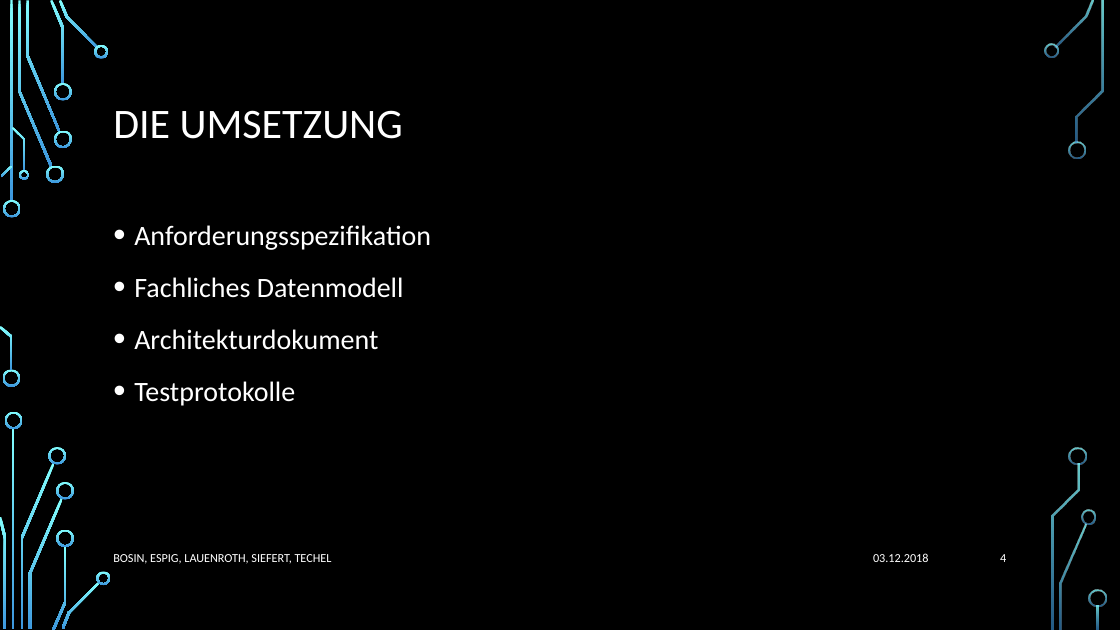
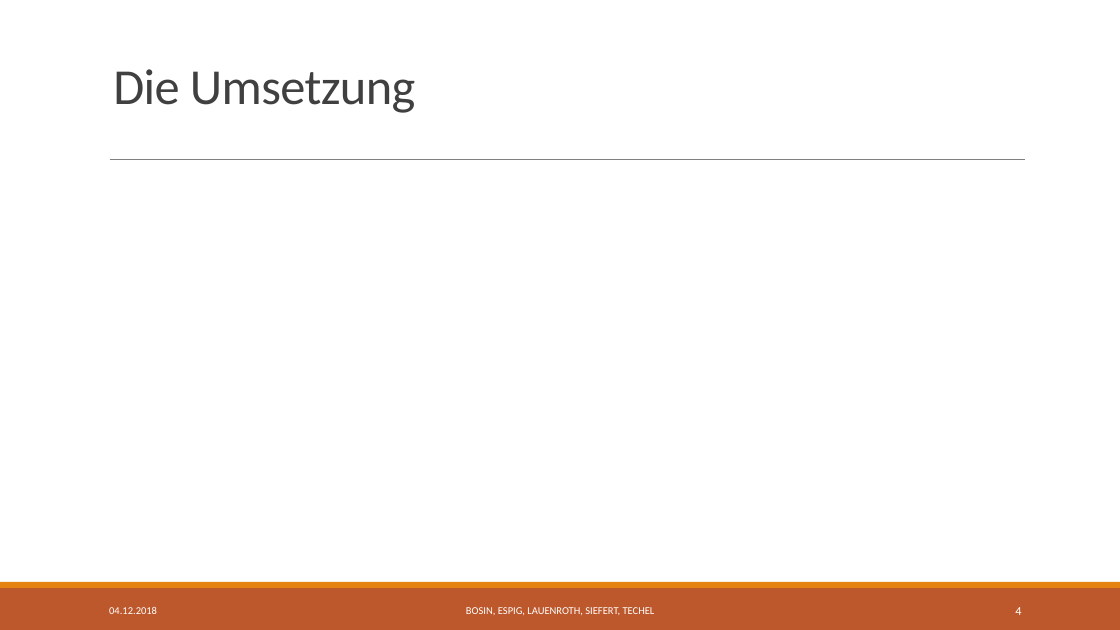
Before and after one commit to Jotec1705/SE-Project2018, a slide deck: slide 4 of Dokumente/02_Arbeitsbereich/01_Projekthandbuch/TouchDown Präsentation UniRisk.pptx. Drawn at 1120x630 pixels with LibreOffice and Linux fonts; fonts in the diff are those of the drawing; background and template pictures are left out. Boxes give left, top, right and bottom in pixels: in the first picture for what was removed or moved away, otherwise in the second. Text is boxed around its words. In the diff, an @@ line names an element or a change of style, - is before the commit and + after.

```diff
--- a/Dokumente/02_Arbeitsbereich/01_Projekthandbuch/TouchDown Präsentation UniRisk.pptx
+++ b/Dokumente/02_Arbeitsbereich/01_Projekthandbuch/TouchDown Präsentation UniRisk.pptx
@@ background picture (left out) to #FFFFFF @@
@@ title "Die Umsetzung" at <box>113,69,415,113</box>: vertical alignment middle to bottom @@
@@ title at <box>113,69,415,113</box>: text changed; size 36 to 43.2 pt; text colour #FFFFFF to #404040 @@
-DIE UMSETZUNG
+Die Umsetzung
@@ line added from (110, 160) to (1026, 160), #808080 0.5 pt @@
@@ text removed at <box>134,225,431,406</box> @@
-• Anforderungsspezifikation
-• Fachliches Datenmodell
-• Architekturdokument
-• Testprotokolle
@@ rectangle added at <box>0,588,1120,630</box>, fill #BD582C @@
@@ rectangle added at <box>0,582,1120,588</box>, fill #E48312 @@
@@ text "BOSIN, ESPIG, LAUENROTH, SIEFERT, TECHEL": place and size @@
-text "BOSIN, ESPIG, LAUENROTH, SIEFERT, TECHEL" at <box>113,554,332,564</box>
+text "BOSIN, ESPIG, LAUENROTH, SIEFERT, TECHEL" at <box>466,607,655,615</box>
@@ text "BOSIN, ESPIG, LAUENROTH, SIEFERT, TECHEL" at <box>466,607,655,615</box>: size 10.5 to 9 pt; alignment left to centre @@
@@ page number: place and size @@
-page number at <box>1000,554,1006,562</box>
+page number at <box>1015,607,1021,615</box>
@@ text at <box>109,607,157,614</box>: text changed; size 10.5 to 9 pt @@
-03.12.2018
+04.12.2018
@@ group removed at <box>0,0,1107,630</box>: 33 freeform shapes, 3 rectangles @@
```
Also in this commit, not shown: 10 other slides changed, 1 slide added.
